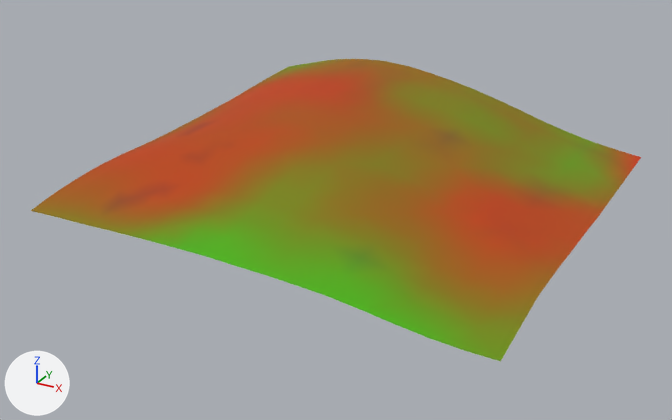
What one commit did to the glTF model games/yorimichi/assets/belmonte/meshes/SM_BM_BT_Terrain_7_3.glb.
Camera for both pictures: a 50 mm lens placed at (1119.0, -144.0, 232.0), pointed at (887.0, 278.0, 21.0). Arrows for +X, +Y and +Z are at lower left; the lights stay in place. The older version comes first.

The scene before the commit, as lines of its bpy script (objects in view):
```python
me_sm_bt_terrain_7_3 = bpy.data.meshes.new('SM_BT_Terrain_7_3')
me_sm_bt_terrain_7_3.from_pydata(...)  # 535 vertices, 978 faces; spans x 768.0..1024.0, y 168.0..424.0, z 26.0..68.0
me_sm_bt_terrain_7_3.materials.append(mat_bm_000_m_terrain_052)
ob_sm_bm_bt_terrain_7_3 = bpy.data.objects.new('SM_BM_BT_Terrain_7_3', me_sm_bt_terrain_7_3)
ob_sm_bm_bt_terrain_7_3.location = (0.0, 0.0, 0.0)
```
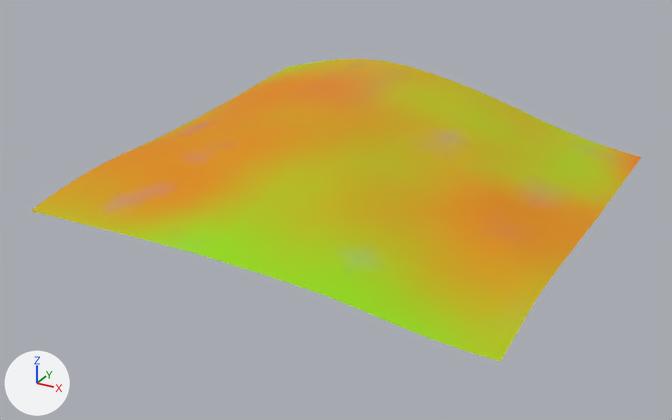
What differs and where, as boxes [x1, y1, x2, y2] in the pictures (672 x 420 px):
part 1 of me_sm_bt_terrain_7_3, recoloured (lighter)
    both: [93, 77, 641, 261]
part 2 of me_sm_bt_terrain_7_3, recoloured
    both: [31, 59, 630, 297]
part 3 of me_sm_bt_terrain_7_3, recoloured (lighter)
    both: [32, 59, 627, 361]
part 4 of me_sm_bt_terrain_7_3, recoloured
    both: [73, 69, 639, 269]

Edits to the bpy script that builds the scene:
```text
Change me_sm_bt_terrain_7_3:
    where me_sm_bt_terrain_7_3.from_pydata(...)  # 535 vertices, 978 faces; spans x 768.0..1024.0, y 168.0..424.0, z 26.0..68.0
    used by ob_sm_bm_bt_terrain_7_3; location = (0.0, 0.0, 0.0)
    me_sm_bt_terrain_7_3 part 1: 379 faces centred in x 770.0..1018.0, y 197.0..413.0, z 30.0..66.0 are repainted in the vertex colours; the middle colour goes from orange #ba4400 to orange #de8d00
    me_sm_bt_terrain_7_3 part 2: 190 faces centred in x 770.0..1021.0, y 173.0..421.0, z 31.0..68.0 are repainted in the vertex colours; the middle colour goes from brown #9f5f00 to yellow #cfa400
    me_sm_bt_terrain_7_3 part 3: 260 faces centred in x 770.0..1018.0, y 170.0..421.0, z 27.0..68.0 are repainted in the vertex colours; the middle colour goes from yellow #837c00 to yellow #beb900
    me_sm_bt_terrain_7_3 part 4: 149 faces centred in x 770.0..1018.0, y 189.0..418.0, z 30.0..67.0 are repainted in the vertex colours; the middle colour goes from brown #af4e00 to orange #d89600
```
